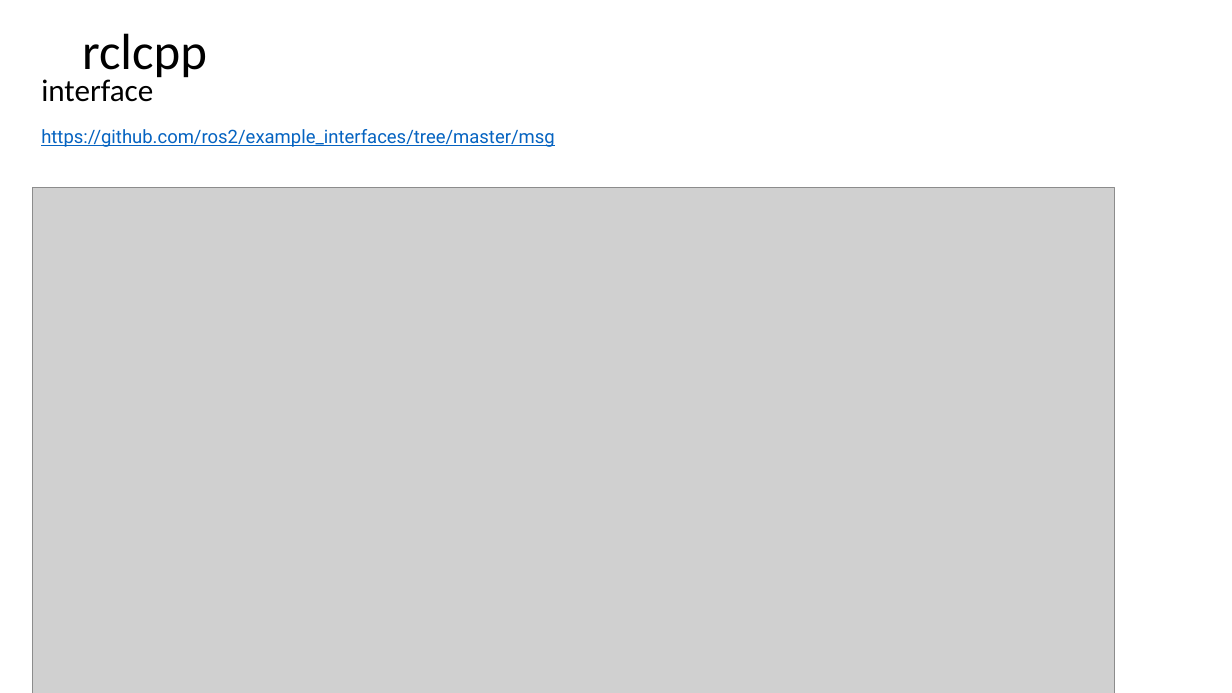
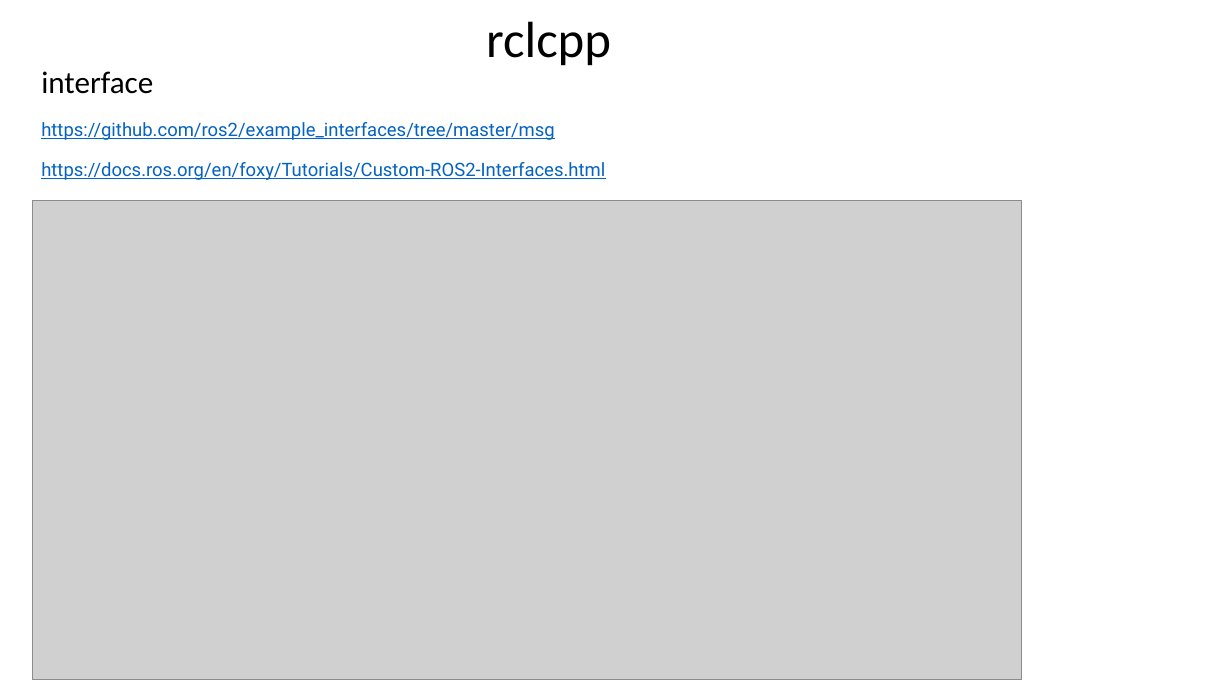
Before and after one commit to letrthong/ros2, a slide deck: slide 12 of ros2.pptx. Drawn at 1232x693 pixels with LibreOffice and Linux fonts; fonts in the diff are those of the drawing; grey boxes stand for pictures. Boxes give left, top, right and bottom in pixels: in the first picture for what was removed or moved away, otherwise in the second. Text is boxed around its words. In the diff, an @@ line names an element or a change of style, - is before the commit and + after.

Commit message:
interface

```diff
--- a/ros2.pptx
+++ b/ros2.pptx
@@ text "rclcpp": place and size @@
-text "rclcpp" at <box>82,33,207,81</box>
+text "rclcpp" at <box>486,21,611,66</box>
@@ title at <box>41,122,605,180</box>: text changed @@
-interface
-https://github.com/ros2/example_interfaces/tree/master/msg
+interface
+https://github.com/ros2/example_interfaces/tree/master/msg
+https://docs.ros.org/en/foxy/Tutorials/Custom-ROS2-Interfaces.html
@@ picture: place and size @@
-picture at <box>32,188,1116,693</box>
+picture at <box>32,201,1022,680</box>
```
Also in this commit, not shown: 1 other file.
